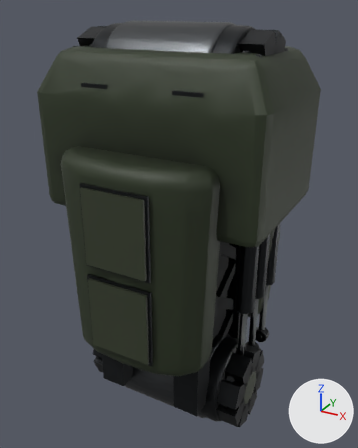
One commit to the glTF model assets/export/models/bastion.leg.glb: the scene before it, then after it.
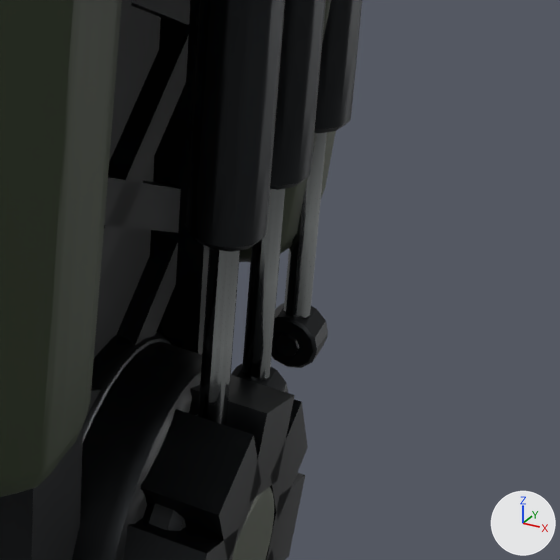
Each version is shown whole from a 50 mm camera at (13.4, -24.2, 13.0) aimed at (-0.2, 0.5, 0.6), then close up on the part from 53% to 91% of the width and 57% to 87% of the height. Arrows for +X, +Y and +Z are at lower right; the lights stay in place. The older version's two pictures come first. Vertices at exactly the same position are counted once.
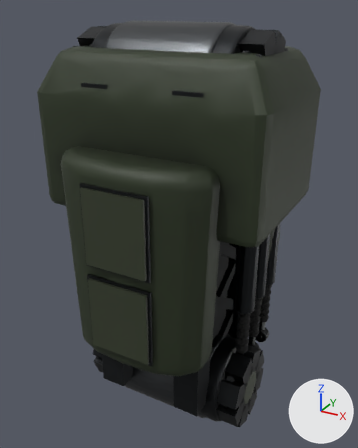
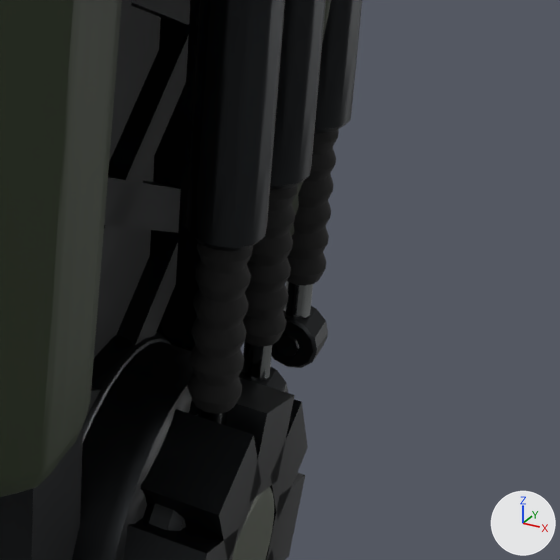
Location of each change, [x1, y1, x2, y2] in pixels of the close-ups (560 x 560 px):
part 1 of me_mesh_0, added
    after: [287, 130, 339, 286]
part 2 of me_mesh_0, added
    after: [243, 185, 298, 347]
part 3 of me_mesh_0, added
    after: [187, 242, 253, 414]
part 4 of me_mesh_0, edited (looks the same)
    both: [63, 57, 343, 515]

What changed in the scene script:
```text
Add mat_rubber:
    mat_rubber = bpy.data.materials.new('rubber')
    # nodes: BsdfPrincipled, Mix, OutputMaterial, VertexColor
    # colours: black #0f0f0f, mixed with the vertex colours
Change me_mesh_0:
    used by ob_mesh_0; location = (0.0, 0.0, 0.0)
    remove me_mesh_0.from_pydata(...)  # 11841 vertices, 23198 faces; spans x -6.7..6.7, y -6.5..7.2, z -12.3..12.3
    add me_mesh_0.from_pydata(...)  # 12789 vertices, 25070 faces; spans x -6.7..6.7, y -6.5..7.2, z -12.3..12.3
    me_mesh_0 part 1: a new loose piece of 158 vertices spanning x 4.1..5.0, y 3.5..4.4, z -6.9..-3.9, in mat_rubber
    me_mesh_0 part 2: a new loose piece of 158 vertices spanning x 4.1..5.0, y 1.6..2.5, z -6.9..-3.9, in mat_rubber
    me_mesh_0 part 3: a new loose piece of 158 vertices spanning x 4.1..5.0, y -0.3..0.6, z -6.9..-3.9, in mat_rubber
    me_mesh_0 part 4: 1242 kept faces spanning x -5.3..5.3, y -3.2..5.3, z -9.4..-1.4 get new vertex colours; the middle colour goes from grey #bababa to grey #a7a7a7
    other edits to the shape of me_mesh_0 do not show in these pictures
    add me_mesh_0.materials.append(mat_rubber)
```
